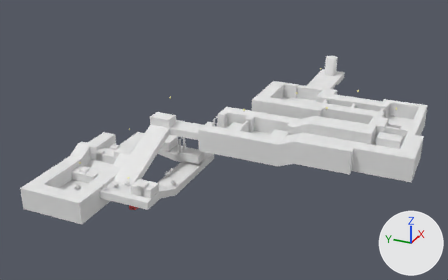
The Blender file etc/blend/levels/Level2.blend, before and after one commit.
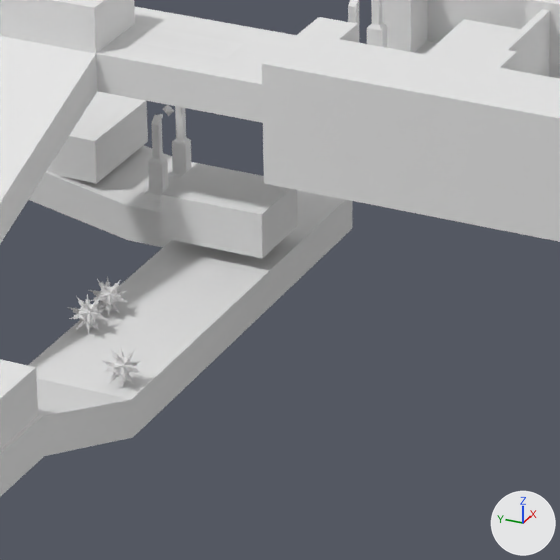
Each version appears first whole from a 50 mm camera at (-64.8, -43.3, 38.8) aimed at (10.0, -9.6, 1.3), and next in a close-up on the part from 34% to 56% of the width and 42% to 77% of the height. The lights are fixed; the arrows at lower right show +X, +Y and +Z.

Objects in the first close-up: 'Bomb.002', 'Checkpoint', 'Checkpoint.001', 'Ice', 'Level2_b16', 'Level2_b17', 'Level2_b20', 'Level2_b29', 'Level2_b5', 'Level2_b6', 'Level2_b7', 'Level2_b8'.
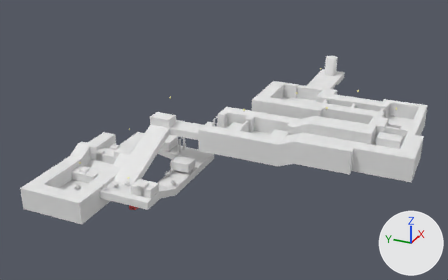
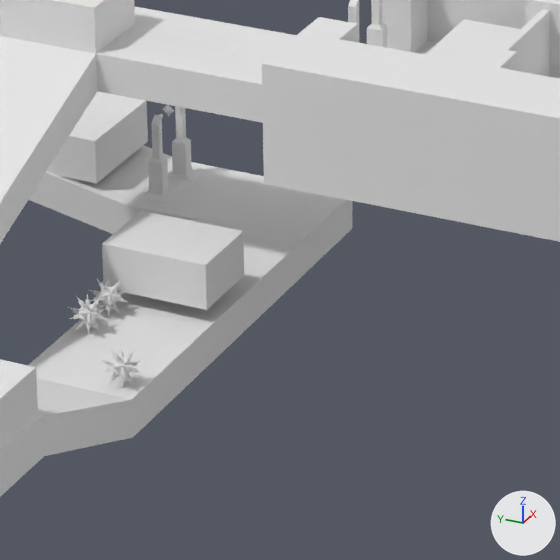
Boxes (x1, y1, x2, y2) around the edits, measured in the close-ups (560 x 560 px):
'Level2_b8', moved
    before: (160, 163, 298, 259)
    after: (102, 211, 244, 310)

The edits, one by one:
Object 'Level2_b8' (ob_level2_b8) moves from (6.0, -6.5, -0.1) to (3.0, -6.5, -0.1).
